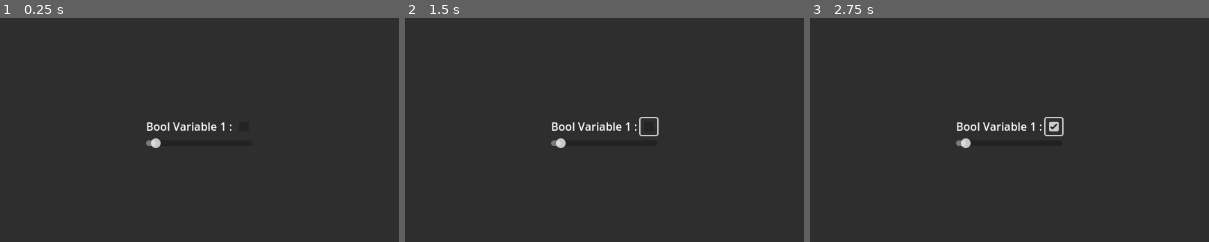
Above: before the commit, frames 1-3 (left to right).
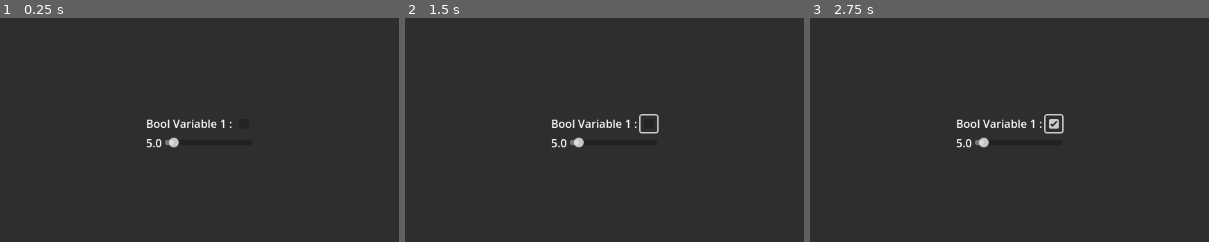
Above: after the commit, the same moments.

Repository: joranmarcy/Godot-MEDS-Sample
Game: Godot game, scene res://main.tscn
Same seed, same stepped clock (60 frames per second), same inputs: the game is played once before the commit and once after it.
Inputs (mouse positions are % of the whole screen's width and height, from its top left):
- Up to frame 1 (0.25 s): no input
- Up to frame 2 (1.5 s): click (56, 48) at 0.5 s; click (56, 48) at 1.25 s
- Up to frame 3 (2.75 s): click (56, 48) at 2 s
The pictures show only the part of the screen within x 25-75%, y 24-74%; the shares and areas given below are measured in that part.

The runs differ from the first frame. In frame 1, 0.8% of the frame differs, in the area x 36-59%, y 45-59%; in frame 2, 1.0%; in frame 3, 1.1%, in the area x 36-64%, y 42-59%.

Commit message:
feat: add FloatVariable and StringVariable resources with UI integration

Diff:
--- /dev/null
+++ b/Resources/string_1.tres
@@ -0,0 +1,8 @@
+[gd_resource type="Resource" script_class="StringVariable" load_steps=2 format=3 uid="uid://bmevg4nhdn4tg"]
+
+[ext_resource type="Script" uid="uid://dpkqsxu1efc0s" path="res://scripts/resources/string-variable.gd" id="1_0rlm8"]
+
+[resource]
+script = ExtResource("1_0rlm8")
+initial_value = "0.0"
+metadata/_custom_type_script = "uid://dpkqsxu1efc0s"
--- /dev/null
+++ b/Scripts/ui/float-driven-label.gd
@@ -0,0 +1,9 @@
+extends Label
+@export var float_variable: FloatVariable
+
+func _ready():
+	self.text = str(float_variable.value)
+	float_variable.value_changed.connect(_on_value_changed)
+
+func _on_value_changed(new_value: float):
+	self.text = str(new_value)
--- a/Scripts/ui/float-driven-slider.gd
+++ b/Scripts/ui/float-driven-slider.gd
@@ -4,11 +4,11 @@
 
 func _ready():
 	self.value = float_variable.value
-	float_variable.value_changed.connect(_on_value_changed)
+	float_variable.value_changed.connect(_on_variable_value_changed)
 	value_changed.connect(_on_slider_value_changed)
 
 func _on_slider_value_changed(new_value: float):
 	float_variable.value = new_value
 
-func _on_value_changed(new_value: float):
+func _on_variable_value_changed(new_value: float):
 	self.value = new_value
--- /dev/null
+++ b/Scripts/ui/string-driven-label.gd
@@ -0,0 +1,9 @@
+extends Label
+@export var string_variable: StringVariable
+
+func _ready():
+	self.text = string_variable.value
+	string_variable.value_changed.connect(_on_value_changed)
+
+func _on_value_changed(new_value: String):
+	self.text = new_value
--- a/main.tscn
+++ b/main.tscn
@@ -1,8 +1,9 @@
-[gd_scene load_steps=5 format=3 uid="uid://dhpio07xeiuck"]
+[gd_scene load_steps=6 format=3 uid="uid://dhpio07xeiuck"]
 
 [ext_resource type="Resource" uid="uid://d0f12m7q2anp7" path="res://resources/bool1.tres" id="2_0xm2m"]
 [ext_resource type="Script" uid="uid://88788hcpf44m" path="res://scripts/ui/float-driven-slider.gd" id="3_1bvp3"]
 [ext_resource type="Script" uid="uid://dnkkogdmsde86" path="res://scripts/ui/bool-driven-checkbox.gd" id="3_h2yge"]
+[ext_resource type="Script" uid="uid://bsmw2a24e0op5" path="res://scripts/ui/float-driven-label.gd" id="3_lquwl"]
 [ext_resource type="Resource" uid="uid://d0lvwpimvdu0f" path="res://resources/float_1.tres" id="4_1bvp3"]
 
 [node name="Node3D" type="Node3D"]
@@ -39,7 +40,18 @@
 script = ExtResource("3_h2yge")
 bool_var = ExtResource("2_0xm2m")
 
-[node name="HSlider" type="HSlider" parent="CanvasLayer/CenterContainer/VBoxContainer"]
+[node name="HBoxContainer2" type="HBoxContainer" parent="CanvasLayer/CenterContainer/VBoxContainer"]
 layout_mode = 2
+
+[node name="Label" type="Label" parent="CanvasLayer/CenterContainer/VBoxContainer/HBoxContainer2"]
+layout_mode = 2
+text = "0.0"
+script = ExtResource("3_lquwl")
+float_variable = ExtResource("4_1bvp3")
+
+[node name="HSlider" type="HSlider" parent="CanvasLayer/CenterContainer/VBoxContainer/HBoxContainer2"]
+layout_mode = 2
+size_flags_horizontal = 3
+size_flags_vertical = 1
 script = ExtResource("3_1bvp3")
 float_variable = ExtResource("4_1bvp3")
Not shown, added: Scripts/ui/float-driven-label.gd.uid
Not shown, added: Scripts/ui/string-driven-label.gd.uid
